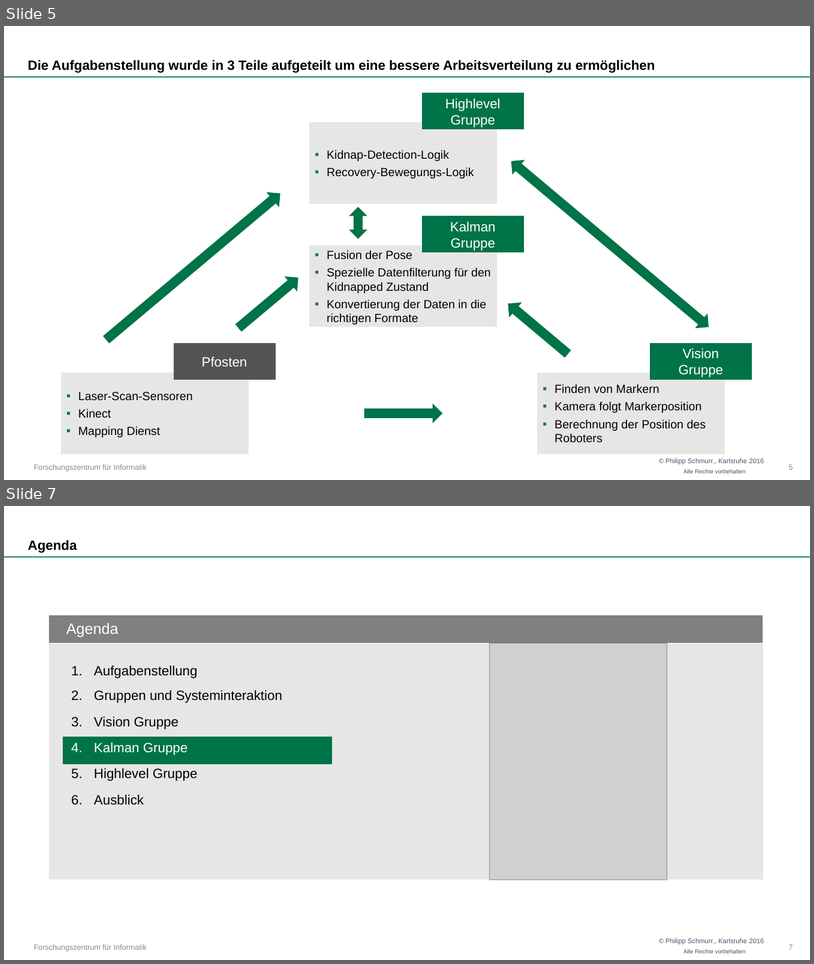
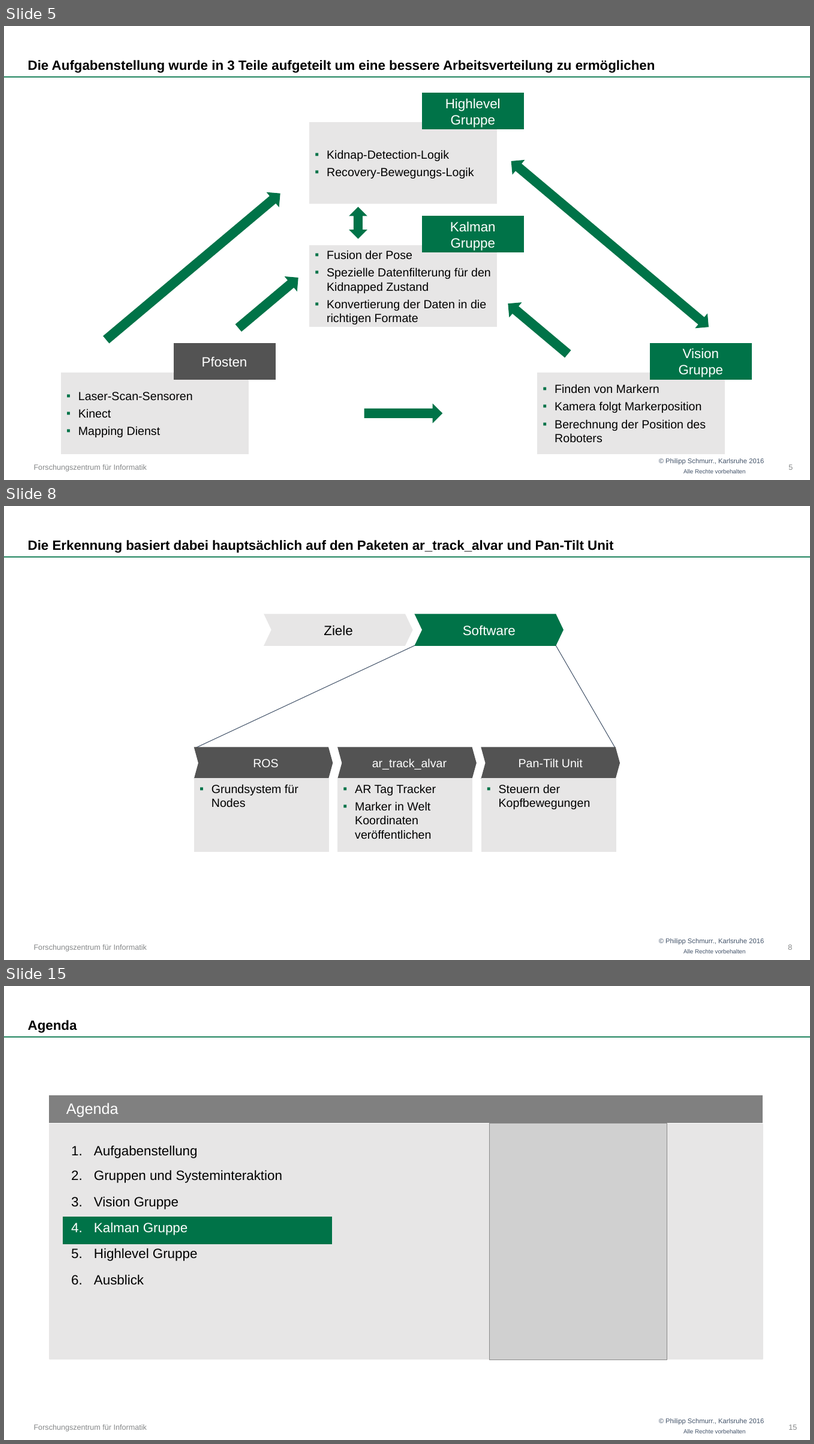
Before and after one commit to OtonoKakuei/robprak1516-documentation, a slide deck: robprak1516-presentation.pptx. Shown one above the other, each under a label of ours: slides 5 and 7 before the commit, slides 5, 8 and 15 after it; the slides between them are not shown. The pictures are 814x964 and 814x1444 pixels, drawn with LibreOffice and Linux fonts; fonts in the diff are those of the drawing; grey boxes stand for pictures; background and template pictures are left out. Boxes give left, top, right and bottom in pixels: in the first picture for what was removed or moved away, otherwise in the second. Text is boxed around its words. In the diff, an @@ line names an element or a change of style, - is before the commit and + after.

```diff
--- a/robprak1516-presentation.pptx
+++ b/robprak1516-presentation.pptx
@@ slide 8 added at bbox=[4, 506, 810, 960], background #FFFFFF; not listed: 4 template elements that a slide beside it also shows @@
@@ title added at bbox=[28, 540, 614, 553], 16 pt, text #000000, bold @@
+Die Erkennung basiert dabei hauptsächlich auf den Paketen ar_track_alvar und Pan-Tilt Unit
@@ chevron added at bbox=[265, 614, 413, 645], fill #E7E6E6, outline #E7E6E6 1.5 pt, 16 pt, text #000000 @@
+Ziele
@@ chevron added at bbox=[416, 614, 564, 645], fill #007348, outline #007348 1.5 pt, 16 pt, text #FFFFFF @@
+Software
@@ line added from (416, 645) to (195, 748), #44546A 0.75 pt @@
@@ line added from (557, 645) to (615, 748), #44546A 0.75 pt @@
@@ chevron added at bbox=[195, 747, 332, 778], fill #525252, outline #525252 1.5 pt, 14 pt, text #FFFFFF @@
+ROS
@@ chevron added at bbox=[339, 747, 476, 778], fill #525252, outline #525252 1.5 pt, 14 pt, text #FFFFFF @@
+ar_track_alvar
@@ chevron added at bbox=[482, 747, 619, 778], fill #525252, outline #525252 1.5 pt, 14 pt, text #FFFFFF @@
+Pan-Tilt Unit
@@ rectangle added at bbox=[195, 779, 329, 852], fill #E7E6E6, outline #E7E6E6 1.5 pt, 14 pt, text #000000 @@
+▪ Grundsystem für Nodes
@@ rectangle added at bbox=[339, 779, 472, 852], fill #E7E6E6, outline #E7E6E6 1.5 pt, 14 pt, text #000000 @@
+▪ AR Tag Tracker
+  ▪ Marker in Welt Koordinaten veröffentlichen
@@ rectangle added at bbox=[483, 779, 616, 852], fill #E7E6E6, outline #E7E6E6 1.5 pt, 14 pt, text #000000 @@
+▪ Steuern der Kopfbewegungen
@@ page number added at bbox=[788, 944, 792, 949], 9 pt, text #868889 @@
+8
@@ what was slide 7 is now slide 15 @@
@@ page number at bbox=[789, 1424, 797, 1429]: text changed @@
-7
+15
```
Also in this commit, not shown: 1 slide changed, 7 other slides added.
